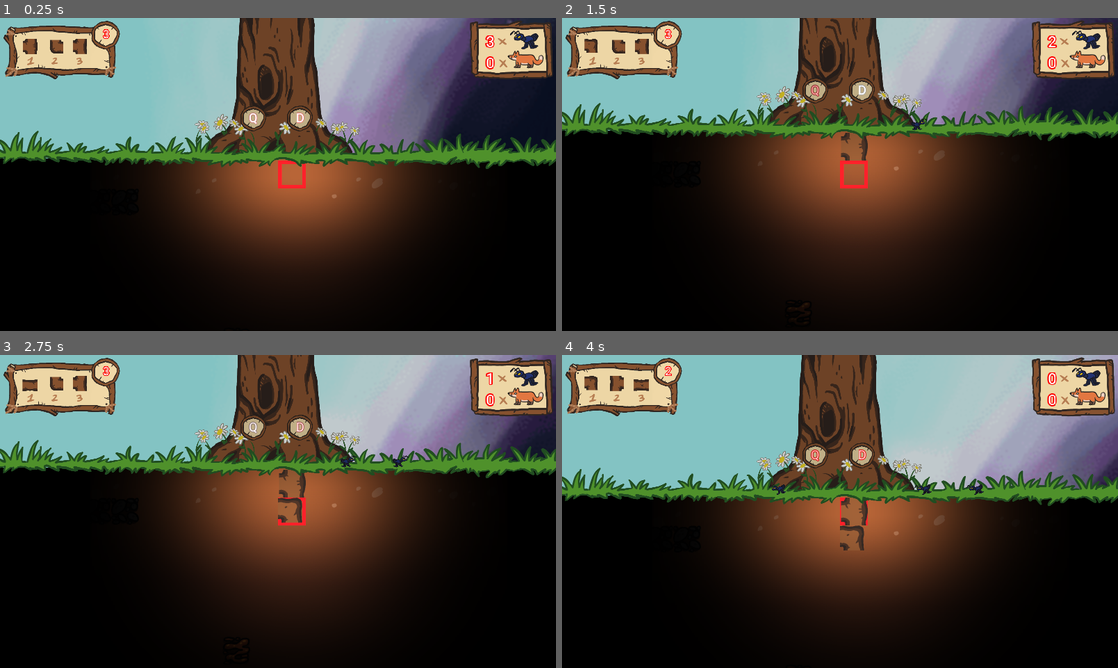
Above: before the commit, frames 1-4 (two rows, left to right).
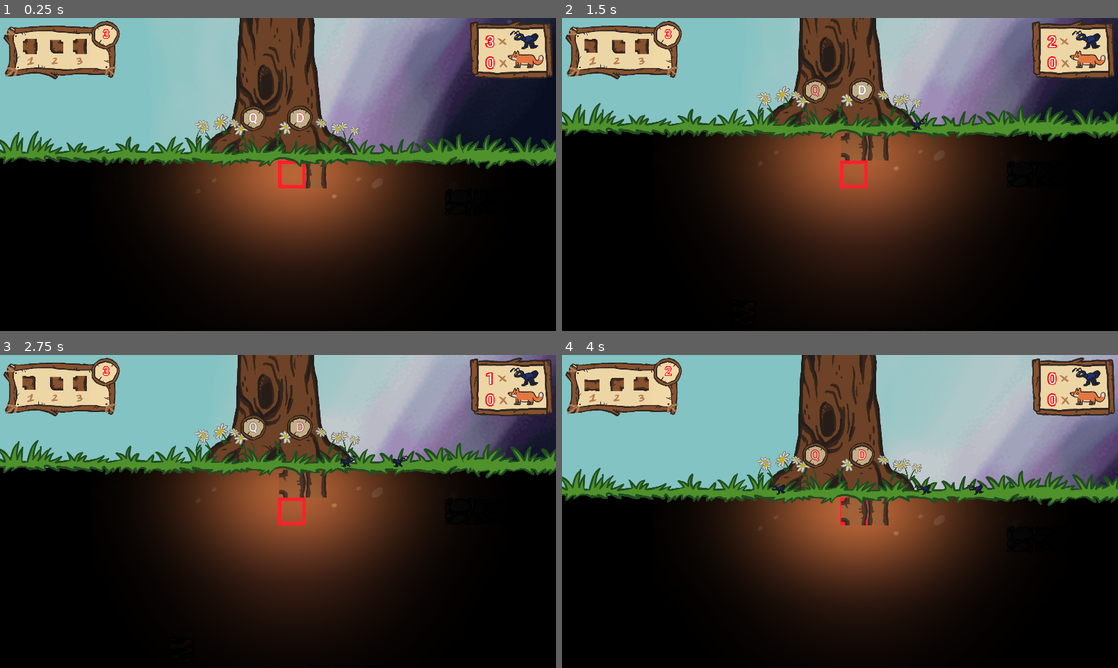
Above: after the commit, the same moments.

Repository: DEF-42/treeOfLife
Game: Godot game, scene res://Scenes/World.tscn
Two runs of this game, one before a commit and one after it. Both use one fixed random seed, a clock stepped at 60 frames per second and the inputs below.
Inputs:
- Up to frame 1 (0.25 s): no input
- Up to frame 2 (1.5 s): tap Enter (ui_accept) at 0.5, 0.77, 0.8, 1.07, 1.35 s; hold D (spawn_ally_right) 0.53-1.28 s; tap Keypad 1 (first_root) at 0.6 s; hold Down (ui_down) from 1.28 s (still down)
- Up to frame 3 (2.75 s): tap Enter (ui_accept) at 1.52, 1.82, 2.3 s; tap Keypad 1 (first_root) at 1.55, 2.1 s; release Down (ui_down) at 2.03 s; hold D (spawn_ally_right) from 2.03 s (still down)
- Up to frame 4 (4 s): release D (spawn_ally_right) at 2.78 s; hold Up (ui_up) 2.78-3.53 s; tap Keypad 0 (refresh_roots) at 2.85 s; tap Enter (ui_accept) at 3.02, 3.32, 3.77, 3.8 s; tap Keypad 1 (first_root) at 3.05 s; hold A (spawn_ally_left) from 3.53 s (still down); tap Keypad 2 (second_root) at 3.6 s

The runs differ from the first frame. In frame 1, 0.1% of the frame differs, in the area x 55-59%, y 45-55%; in frame 2, 0.1%; in frame 3, 0.4%; in frame 4, 0.5%, in the area x 4-59%, y 6-63%.

Commit message:
on peu plus faire nimp

Diff:
--- a/Autoloads/GameBus.gd
+++ b/Autoloads/GameBus.gd
@@ -22,6 +22,26 @@
 var cell_size: Vector2 = Vector2(80, 80)
 var grid = []
 var passed_nights = -1
+var root_sprites_dictionary = {
+	# T roots
+	1: {
+		1: Rect2(22, 16, cell_size.x, cell_size.y),
+		2: Rect2(121, 16, cell_size.x, cell_size.y),
+		3: Rect2(222, 19, cell_size.x, cell_size.y),
+	},
+	# L roots
+	2: {
+		1: Rect2(794, 18, cell_size.x, cell_size.y),
+		2: Rect2(802, 98, cell_size.x, cell_size.y),
+		3: Rect2(713, 259, cell_size.x, cell_size.y),
+	},
+	# I roots
+	3: {
+		1: Rect2(510, 33, cell_size.x, cell_size.y),
+		2: Rect2(591, 33, cell_size.x, cell_size.y),
+		3: Rect2(510, 120, cell_size.x, cell_size.y),
+	}
+}
 
 
 ### ACCESSORS ###
@@ -58,8 +78,40 @@
 
 
 ### FUNCTIONS ###
-func check_free_in_grid(root_position, check_passable = true) -> bool:
-	var attribute_coordinates = _attribute_coordinates(root_position)
+func can_place_root(position_to_place: Vector2, root: Node2D) -> bool:
+	if !check_free_in_grid(position_to_place):
+		return false
+
+	# On essaye de choper une racine sur les bords de la cellule
+
+	# A Gauche
+	var left_cell_position = Vector2(position_to_place.x - cell_size.x, position_to_place.y)
+	var left_cell = get_in_grid(left_cell_position)
+	if (root.can_link_left && left_cell != null && left_cell.node.type == ROOT && left_cell.node.can_link_right):
+		return true
+
+	# Au Dessus
+	var top_cell_position = Vector2(position_to_place.x, position_to_place.y - cell_size.y)
+	var top_cell = get_in_grid(top_cell_position)
+	if (root.can_link_top && top_cell != null && top_cell.node.type == ROOT && top_cell.node.can_link_bottom):
+		return true
+
+	# A Droite
+	var right_cell_position = Vector2(position_to_place.x + cell_size.x, position_to_place.y)
+	var right_cell = get_in_grid(right_cell_position)
+	if (root.can_link_right && right_cell != null && right_cell.node.type == ROOT && right_cell.node.can_link_left):
+		return true
+
+	# En Dessous
+	var bottom_cell_position = Vector2(position_to_place.x, position_to_place.y + cell_size.y)
+	var bottom_cell = get_in_grid(right_cell_position)
+	if (root.can_link_bottom && bottom_cell != null && bottom_cell.node.type == ROOT && bottom_cell.node.can_link_top):
+		return true
+
+	return false
+
+func check_free_in_grid(position: Vector2, check_passable = true) -> bool:
+	var attribute_coordinates = _attribute_coordinates(position)
 	var free = true;
 	for x in grid:
 		if x.position == attribute_coordinates:
@@ -71,8 +123,8 @@
 
 	return free;
 
-func check_cell_contains_node_type(root_position, node_type: String) -> bool:
-	var attribute_coordinates = _attribute_coordinates(root_position)
+func check_cell_contains_node_type(position, node_type: String) -> bool:
+	var attribute_coordinates = _attribute_coordinates(position)
 	var contains_node_type = false;
 	for x in grid:
 		if (x.position == attribute_coordinates && x.node.type == node_type):
@@ -83,18 +135,20 @@
 func get_grid():
 	return grid
 
-
-func _add_to_grid(root_position: Vector2, node: Node2D):
-	var coordinated = _attribute_coordinates(root_position)
-	var is_new_in_grid = true
+func get_in_grid(position: Vector2):
+	for cell in grid:
+		if cell.position == _attribute_coordinates(position):
+			return cell
+	return null
+
+
+func _add_to_grid(position: Vector2, node: Node2D):
+	var coordinated = _attribute_coordinates(position)
 	# Replace in grid if position exists
-	for cell in grid:
-		if cell.position == coordinated:
-			cell.node = node
-			is_new_in_grid = false
-			break
-
-	if is_new_in_grid:
+	var cell = get_in_grid(position)
+	if (cell != null):
+		cell.node = node
+	else:
 		grid.append({"position": coordinated, "node": node})
 
 func _attribute_coordinates(root_position: Vector2) -> Vector2:
@@ -114,3 +168,94 @@
 
 func increment_passed_nights():
 	passed_nights = passed_nights + 1
+
+func _get_random_root_texture(rng: RandomNumberGenerator) -> Rect2:
+	var random_root_type = rng.randi_range(1, root_sprites_dictionary.size())
+	var root_type_variations_dictionary = root_sprites_dictionary.get(random_root_type)
+	var random_variation = rng.randi_range(1, root_type_variations_dictionary.size())
+	return root_type_variations_dictionary.get(random_variation)
+
+func _get_root_sprite_type(root_sprite_rect_position):
+	var root_type: String
+	for root_type_index in root_sprites_dictionary:
+		var root_type_variations = root_sprites_dictionary.get(root_type_index)
+		for variation_index in root_type_variations:
+			var variation_rect = root_type_variations.get(variation_index)
+			if (variation_rect.has_point(root_sprite_rect_position)):
+				if (root_type_index == 1):
+					root_type = "T"
+				elif (root_type_index == 2):
+					root_type = "L"
+				elif (root_type_index == 3):
+					root_type = "I"
+				return root_type
+	return null
+
+func _define_root_available_link(root: Node2D):
+	var root_sprite_rect = root.get_child(0).region_rect
+	var root_type = _get_root_sprite_type(root_sprite_rect.position)
+
+	var root_rotation = int(root.rotation_degrees)
+	while root_rotation >= 360:
+		root_rotation = root_rotation - 360
+	if (root_type == "T"):
+		if (root_rotation == 0):
+			root.can_link_left = true
+			root.can_link_top = false
+			root.can_link_right = true
+			root.can_link_bottom = true
+		elif (root_rotation == 90):
+			root.can_link_left = true
+			root.can_link_top = true
+			root.can_link_right = false
+			root.can_link_bottom = true
+		elif (root_rotation == 180):
+			root.can_link_left = true
+			root.can_link_top = true
+			root.can_link_right = true
+			root.can_link_bottom = false
+		elif (root_rotation == 270):
+			root.can_link_left = false
+			root.can_link_top = true
+			root.can_link_right = true
+			root.can_link_bottom = true
+	elif (root_type == "L"):
+		if (root_rotation == 0):
+			root.can_link_left = true
+			root.can_link_top = false
+			root.can_link_right = false
+			root.can_link_bottom = true
+		elif (root_rotation == 90):
+			root.can_link_left = true
+			root.can_link_top = true
+			root.can_link_right = false
+			root.can_link_bottom = false
+		elif (root_rotation == 180):
+			root.can_link_left = false
+			root.can_link_top = true
+			root.can_link_right = true
+			root.can_link_bottom = false
+		elif (root_rotation == 270):
+			root.can_link_left = false
+			root.can_link_top = false
+			root.can_link_right = true
+			root.can_link_bottom = true
+	elif (root_type == "I"):
+		if (root_rotation == 0 || root_rotation == 180):
+			root.can_link_left = false
+			root.can_link_top = true
+			root.can_link_right = false
+			root.can_link_bottom = true
+		elif (root_rotation == 90 || root_rotation == 270):
+			root.can_link_left = true
+			root.can_link_top = false
+			root.can_link_right = true
+			root.can_link_bottom = false
+
+	print("type ", root_type)
+	print("rotation ", root_rotation)
+	print("left ", root.can_link_left)
+	print("top ", root.can_link_top)
+	print("right ", root.can_link_right)
+	print("bottom ", root.can_link_bottom)
+	print("------")
--- a/Scenes/Underground/Items/Root.tscn
+++ b/Scenes/Underground/Items/Root.tscn
@@ -9,4 +9,4 @@
 [node name="Sprite" type="Sprite" parent="."]
 texture = ExtResource( 2 )
 region_enabled = true
-region_rect = Rect2( 510, 120, 60, 80 )
+region_rect = Rect2( 510, 33, 60, 80 )
--- a/Scripts/Outside/AllySpawners.gd
+++ b/Scripts/Outside/AllySpawners.gd
@@ -37,4 +37,5 @@
 
 func _on_kill_ally():
 	var ally = allySpawner.get_child(0)
-	ally.queue_free()
+	if (ally):
+		ally.queue_free()
--- a/Scripts/UI/RootSelector.gd
+++ b/Scripts/UI/RootSelector.gd
@@ -3,26 +3,6 @@
 const MAX_REFRESH = 3
 
 var is_day = true
-var root_dictionary = {
-	# T roots
-	1: {
-		1: Rect2(22, 16, GAME.cell_size.x, GAME.cell_size.y),
-		2: Rect2(121, 16, GAME.cell_size.x, GAME.cell_size.y),
-		3: Rect2(222, 19, GAME.cell_size.x, GAME.cell_size.y),
-	},
-	# L roots
-	2: {
-		1: Rect2(794, 18, GAME.cell_size.x, GAME.cell_size.y),
-		2: Rect2(802, 98, GAME.cell_size.x, GAME.cell_size.y),
-		3: Rect2(713, 259, GAME.cell_size.x, GAME.cell_size.y),
-	},
-	# I roots
-	3: {
-		1: Rect2(510, 33, GAME.cell_size.x, GAME.cell_size.y),
-		2: Rect2(591, 33, GAME.cell_size.x, GAME.cell_size.y),
-		3: Rect2(510, 120, GAME.cell_size.x, GAME.cell_size.y),
-	}
-}
 var rng = RandomNumberGenerator.new()
 var available_refresh_counter: int = 0 setget set_available_refresh_counter, get_available_refresh_counter
 
@@ -68,19 +48,13 @@
 func _randomize_root(root: Node2D):
 	if root.get_child(0) != null:
 		var root_sprite = root.get_child(0)
-		root.get_child(0).region_rect = _get_random_root_texture()
+		root.get_child(0).region_rect = GAME._get_random_root_texture(rng)
 		root.rotate(_get_random_root_rotation())
-		_define_available_link(root)
+		GAME._define_root_available_link(root)
 
 func _randomize_all_roots():
 	for root in $RootsGroup.get_children():
 		_randomize_root(root)
-
-func _get_random_root_texture() -> Rect2:
-	var random_root_type = rng.randi_range(1, root_dictionary.size())
-	var root_type_variations_dictionary = root_dictionary.get(random_root_type)
-	var random_variation = rng.randi_range(1, root_type_variations_dictionary.size())
-	return root_type_variations_dictionary.get(random_variation)
 
 func _get_random_root_rotation() -> float:
 	var random_number = rng.randi_range(0, 3)
@@ -89,80 +63,6 @@
 func _decrement_available_refresh_counter():
 	set_available_refresh_counter(get_available_refresh_counter() - 1)
 
-func _define_available_link(root: Node2D):
-	var root_sprite_rect = root.get_child(0).region_rect
-	var root_type: String
-
-	for root_type_index in root_dictionary:
-		var root_type_variations = root_dictionary.get(root_type_index)
-		for variation_index in root_type_variations:
-			var variation_rect = root_type_variations.get(variation_index)
-			if (variation_rect.has_point(root_sprite_rect.position)):
-				if (root_type_index == 1):
-					root_type = "T"
-				elif (root_type_index == 2):
-					root_type = "L"
-				elif (root_type_index == 3):
-					root_type = "I"
-				break
-
-	var root_rotation = int(root.rotation_degrees)
-	while root_rotation >= 360:
-		root_rotation = root_rotation - 360
-	if (root_type == "T"):
-		if (root_rotation == 0):
-			root.can_link_left = true
-			root.can_link_top = false
-			root.can_link_right = true
-			root.can_link_bottom = true
-		elif (root_rotation == 90):
-			root.can_link_left = true
-			root.can_link_top = true
-			root.can_link_right = false
-			root.can_link_bottom = true
-		elif (root_rotation == 180):
-			root.can_link_left = true
-			root.can_link_top = true
-			root.can_link_right = true
-			root.can_link_bottom = false
-		elif (root_rotation == 270):
-			root.can_link_left = false
-			root.can_link_top = true
-			root.can_link_right = true
-			root.can_link_bottom = true
-	elif (root_type == "L"):
-		if (root_rotation == 0):
-			root.can_link_left = true
-			root.can_link_top = false
-			root.can_link_right = false
-			root.can_link_bottom = true
-		elif (root_rotation == 90):
-			root.can_link_left = true
-			root.can_link_top = true
-			root.can_link_right = false
-			root.can_link_bottom = false
-		elif (root_rotation == 180):
-			root.can_link_left = false
-			root.can_link_top = true
-			root.can_link_right = true
-			root.can_link_bottom = false
-		elif (root_rotation == 270):
-			root.can_link_left = false
-			root.can_link_top = false
-			root.can_link_right = true
-			root.can_link_bottom = true
-	elif (root_type == "I"):
-		if (root_rotation == 0 || root_rotation == 180):
-			root.can_link_left = false
-			root.can_link_top = true
-			root.can_link_right = false
-			root.can_link_bottom = true
-		elif (root_rotation == 90 || root_rotation == 20):
-			root.can_link_left = true
-			root.can_link_top = false
-			root.can_link_right = true
-			root.can_link_bottom = false
-
 ### GETTERS / SETTERS ###
 func set_available_refresh_counter(val: int):
 	if val != available_refresh_counter:
--- a/Scripts/Underground/Grid.gd
+++ b/Scripts/Underground/Grid.gd
@@ -8,6 +8,8 @@
 #const root_placed_on_maya_plate := preload()
 const ressources_spawn_point_scene := preload("res://Scenes/Underground/Ressources_Spawn_Point.tscn")
 const ressources_spawn_number = 50
+const root_scene := preload("res://Scenes/Underground/Items/Root.tscn")
+
 var root_placed_on_water_variations = {
 	1: preload("res://Sounds/UI/SFX_Water_1.wav"),
 	2: preload("res://Sounds/UI/SFX_Water_2.wav"),
@@ -19,6 +21,7 @@
 func _ready():
 	rng.randomize()
 	EVENTS.connect("create_root", self, "_on_create_root")
+	_place_first_root()
 
 	for i in range(ressources_spawn_number):
 		var spawn_point_instance = ressources_spawn_point_scene.instance()
@@ -35,7 +38,7 @@
 func _on_create_root(root: Node2D):
 	GAME.set_can_create_root(true)
 	var duplicatedRoot = root.duplicate()
-	if GAME.check_free_in_grid($GridKinematic.position):
+	if GAME.can_place_root($GridKinematic.position, duplicatedRoot):
 		$RootPlacedSound.stop()
 
 		if (GAME.check_cell_contains_node_type($GridKinematic.position, GAME.SEDIMENT)):
@@ -64,12 +67,40 @@
 		GAME.set_can_create_root(true)
 		$RootPlacedSound.play()
 	else:
+		duplicatedRoot.queue_free()
 		$RootPlacedForbiddenSound.stop()
 		if GAME.check_cell_contains_node_type($GridKinematic.position, GAME.ROCK):
 			if ($RootPlacedForbiddenSound.stream != root_placed_on_rock):
 				$RootPlacedForbiddenSound.stream = root_placed_on_rock
-		if GAME.check_cell_contains_node_type($GridKinematic.position, GAME.ROOT):
+		elif GAME.check_cell_contains_node_type($GridKinematic.position, GAME.ROOT):
 			if ($RootPlacedForbiddenSound.stream != root_placed_on_root):
 				$RootPlacedForbiddenSound.stream = root_placed_on_root
 		$RootPlacedForbiddenSound.play()
 		GAME.set_can_create_root(false)
+
+func _place_first_root():
+	var first_root = root_scene.instance()
+	var random_cell_under_tree = rng.randi_range(7, 12)
+	first_root.translate(Vector2(40 + GAME.cell_size.x * random_cell_under_tree, + 40))
+	first_root.get_child(0).region_rect = GAME._get_random_root_texture(rng)
+	var first_root_sprite_type = GAME._get_root_sprite_type(first_root.get_child(0).region_rect.position)
+
+	var max_rotations = 0
+	if(first_root_sprite_type == "L"):
+		max_rotations = 2
+	elif(first_root_sprite_type == "T"):
+		max_rotations = 3
+
+	if (max_rotations > 0):
+		var rotation_degrees = rng.randi_range(1, max_rotations) * 90
+		first_root.rotate(deg2rad(rotation_degrees))
+
+	GAME._define_root_available_link(first_root)
+	print("left ", first_root.can_link_left)
+	print("top ", first_root.can_link_top)
+	print("right ", first_root.can_link_right)
+	print("bottom ", first_root.can_link_bottom)
+	print("------")
+	add_child_below_node($".", first_root)
+	GAME._add_to_grid(Vector2(first_root.position.x - 40, first_root.position.y - 40), first_root)
+	GAME.set_can_create_root(true)
